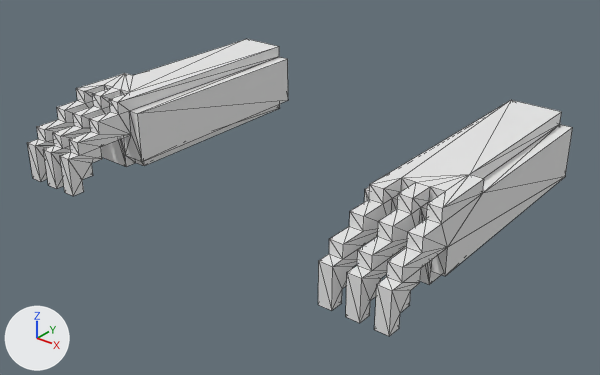
An edit to the OBJ model Assets/voxel/arms2.obj, drawn before and after from the same camera.
The view is the same before and after, from a 50 mm lens placed at (3.69, -5.08, 2.76), pointed at (0.16, -0.68, 0.03). Arrows for +X, +Y and +Z are at lower left; the lights stay in place. Mesh edges are drawn as thin lines. Where no turn or scale is listed for an object, it has been applied to the vertices. Vertices at the same position are counted once.

The first picture shows 'Untitled'.
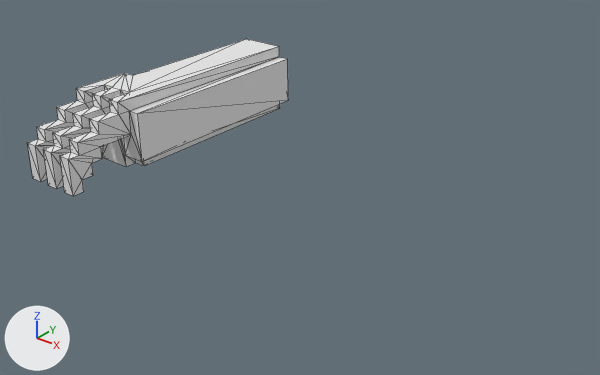
The newer file is also turned or shifted as a whole; pictures and numbers use the older file's frame.

Changed parts and their boxes [x1, y1, x2, y2] in the pictures (600 x 375 px; the box of a moved part takes in the faces that stretch with it):
'Untitled', reshaped (52% narrower, 47% shorter): before [27, 39, 573, 336]; after [27, 39, 288, 196]
part 1 of me_untitled, deleted: before [318, 100, 573, 336]
part 2 of me_untitled, moved or reshaped: [101, 140, 126, 166] in both

What changed in the scene script:
```text
Change me_untitled:
    used by ob_untitled; location = (0.0, 0.0, 0.0)
    remove me_untitled.from_pydata(...)  # 258 vertices, 508 faces; spans x -1.6..1.7, y -1.8..0.6, z 0.0..0.6
    add me_untitled.from_pydata(...)  # 130 vertices, 256 faces; spans x -1.6..-1.0, y -1.8..0.6, z 0.0..0.6
    me_untitled part 1: the loose piece of 126 vertices spanning x 1.1..1.7, y -1.8..0.6, z 0.0..0.6 is deleted
    me_untitled part 2
    5 vertices are removed from x -1.6..-1.5, y -1.2..-1.1, z 0.0..0.1
    17 faces are deleted
    3 vertices are added at (-1.6, -1.2, 0.1), (-1.5, -1.2, 0.0), (-1.5, -1.2, 0.1)
    13 new faces join them
```
